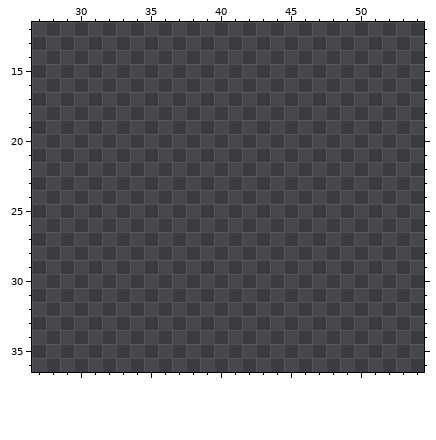
Pixel-art file, stored at src/textures/Sprite-0002.aseprite. Above: the version before the commit.
256x256 pixels, 1 frame. Colours within 5 levels of each other are drawn and written as one. Shown: x 27..54, y 12..36.
Once edited:
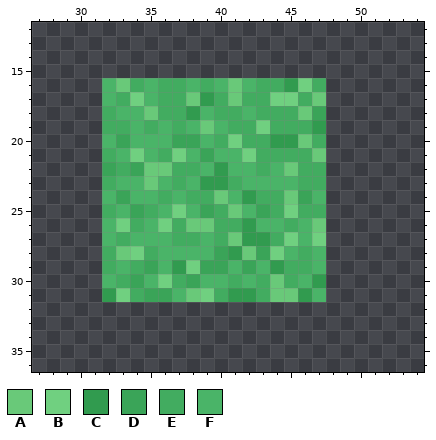
Palette (. is transparent): A #69c979  B #70d080  C #319b4f  D #3aa458  E #42ac60  F #4ab468
From old to new:
Colour A now appears in row 16 at x 33 and 41; in row 17 at x 38, 41 and 47; in row 18 at x 35 and 46; in row 19 at x 39; in row 20 at x 46; in row 21 at x 47.
Colour A now appears in row 22 at x 35 to 36 and 45; in row 23 at x 35; in row 24 at x 40 and 45; in row 25 at x 41; in row 26 at x 38 to 39 and 47; in row 27 at x 41.
Colour A now appears in row 28 at x 33 and 42; in row 30 at x 44; in row 31 at x 38 and 44 to 45.
Colour B now appears in row 16 at x 46; in row 17 at x 34 and 44 to 45; in row 19 at x 43; in row 20 at x 41; in row 21 at x 34, 37 and 42; in row 25 at x 37 and 45.
Colour B now appears in row 26 at x 33 and 36; in row 27 at x 45 and 47; in row 28 at x 34 and 44; in row 29 at x 38; in row 30 at x 36; in row 31 at x 33 and 39.
Colour C now appears in row 16 at x 45; in row 17 at x 39; in row 18 at x 38; in row 19 at x 47; in row 20 at x 44 to 45; in row 22 at x 40.
Colour C now appears in row 23 at x 39 to 40; in row 24 at x 42; in row 26 at x 42; in row 27 at x 42 to 43; in row 28 at x 41; in row 29 at x 37 and 44.
Colour C now appears in row 30 at x 47; in row 31 at x 32, 41 to 42 and 46.
Colour D now appears in row 18 at x 47; in row 20 at x 33 and 37 to 38; in row 21 at x 39; in row 22 at x 32 and 34; in row 24 at x 33 and 46; in row 25 at x 34, 39 and 43.
Colour D now appears in row 28 at x 40 and 43; in row 29 at x 35, 39 to 40 and 42; in row 30 at x 34 and 38; in row 31 at x 35 to 36.
Colour E now appears in row 16 at x 34, 36 to 37, 39, 43 to 44 and 47; in row 17 at x 33, 36 to 37, 40, 42 to 43 and 46; in row 18 at x 32, 36 to 37, 40 to 41 and 43 to 45; in row 19 at x 32 to 33, 35, 37, 41 to 42 and 44 to 46; in row 20 at x 40, 42 to 43 and 47; in row 21 at x 32, 36 and 43 to 46.
Colour E now appears in row 22 at x 33, 37 to 38, 43 and 46 to 47; in row 23 at x 32, 37, 41 and 46 to 47; in row 24 at x 36, 38 to 39 and 43 to 44; in row 25 at x 32, 35, 40, 44 and 46 to 47; in row 26 at x 34, 37, 40 to 41 and 45; in row 27 at x 33, 37 to 38, 40 and 44.
Colour E now appears in row 28 at x 32, 35 and 46; in row 29 at x 32, 34 and 45 to 46; in row 30 at x 33, 37, 41, 43 and 45; in row 31 at x 34, 40 and 43.
Colour F now appears in row 16 at x 32, 35, 38, 40 and 42; in row 17 at x 32 and 35; in row 18 at x 33 to 34, 39 and 42; in row 19 at x 34, 36, 38 and 40; in row 20 at x 32, 34 to 36 and 39; in row 21 at x 33, 35, 38 and 40 to 41.
Colour F now appears in row 22 at x 39, 41 to 42 and 44; in row 23 at x 33 to 34, 36, 38 and 42 to 45; in row 24 at x 32, 34 to 35, 37, 41 and 47; in row 25 at x 33, 36, 38 and 42; in row 26 at x 32, 35, 43 to 44 and 46; in row 27 at x 32, 34 to 36, 39 and 46.
Colour F now appears in row 28 at x 36 to 39, 45 and 47; in row 29 at x 33, 36, 41, 43 and 47; in row 30 at x 32, 35, 39 to 40, 42 and 46; in row 31 at x 37 and 47.
